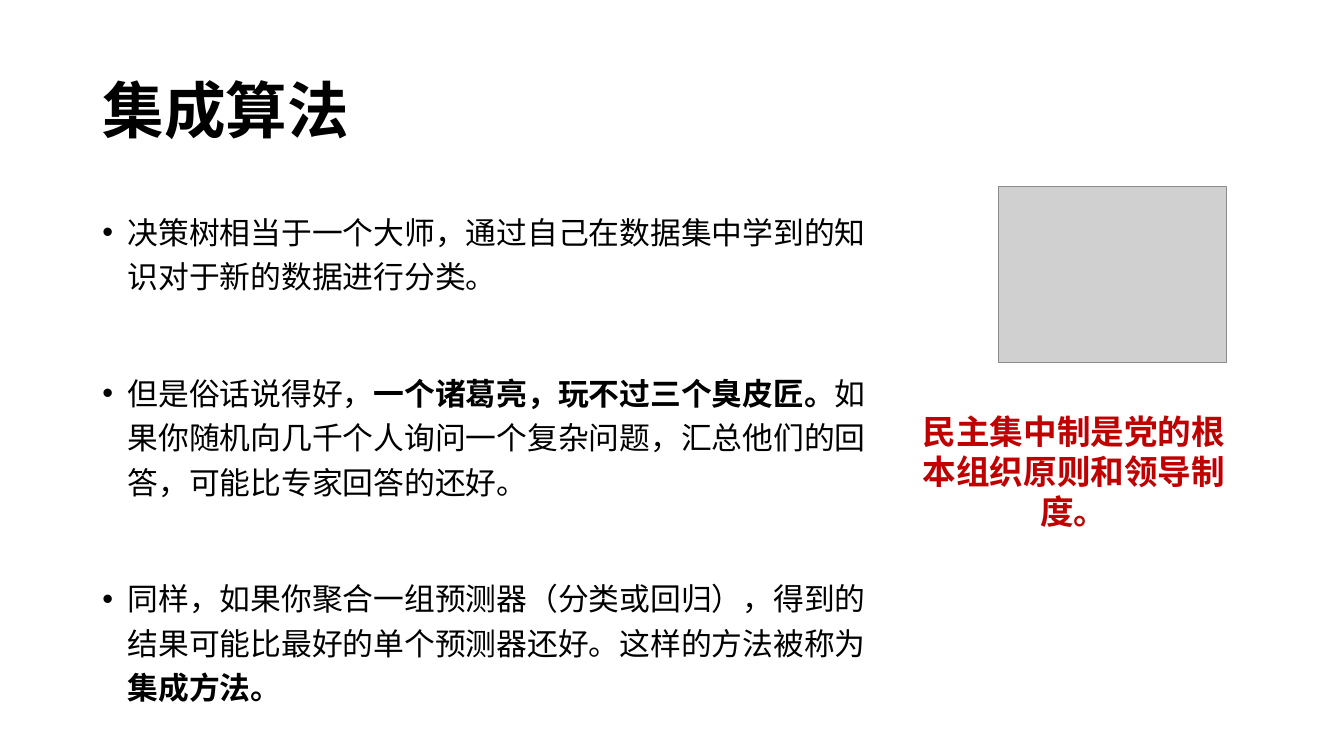
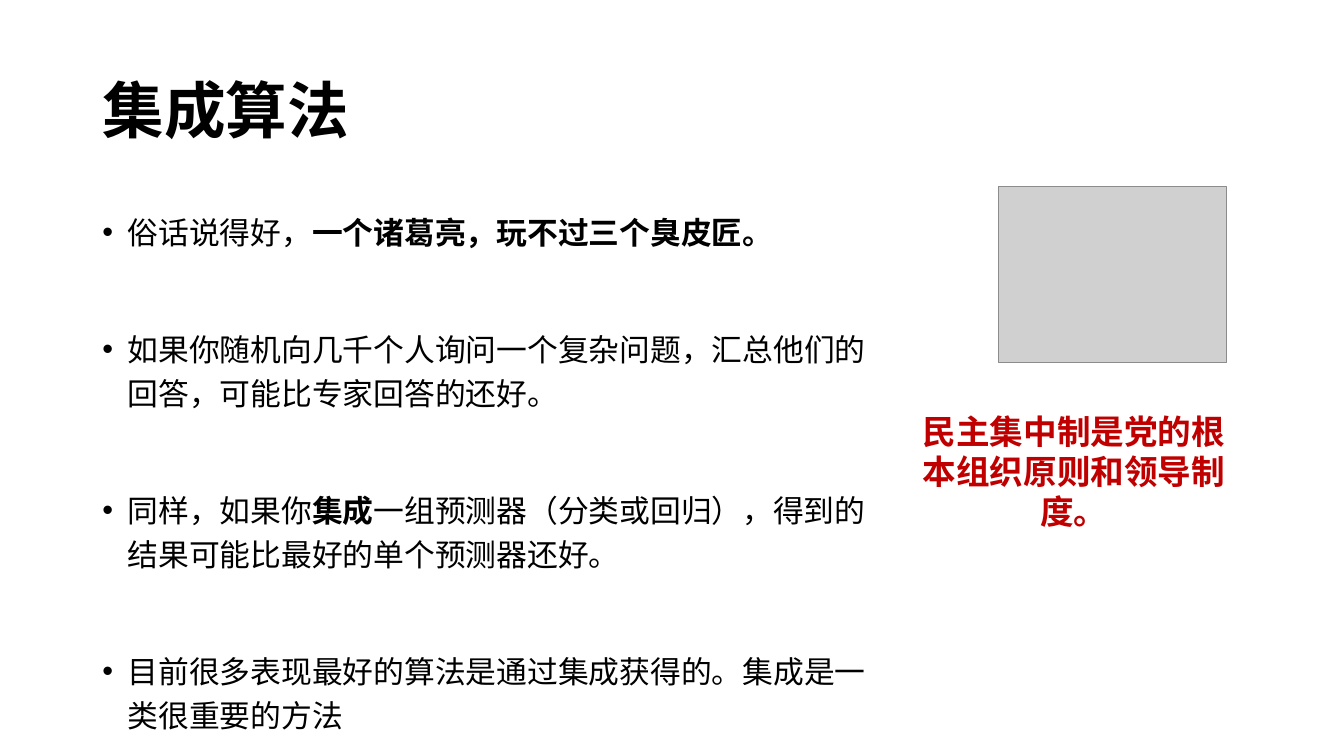
Before and after one commit to xiaodongli1986/teaching_AI, a slide deck: slide 3 of week11_ensemble.pptx. Drawn at 1344x756 pixels with LibreOffice and Linux fonts; fonts in the diff are those of the drawing; grey boxes stand for pictures. Boxes give left, top, right and bottom in pixels: in the first picture for what was removed or moved away, otherwise in the second. Text is boxed around its words. In the diff, an @@ line names an element or a change of style, - is before the commit and + after.

```diff
--- a/week11_ensemble.pptx
+++ b/week11_ensemble.pptx
@@ text at (128, 217, 866, 686): text changed @@
-• 决策树相当于一个大师，通过自己在数据集中学到的知识对于新的数据进行分类。
-• 但是俗话说得好，一个诸葛亮，玩不过三个臭皮匠。如果你随机向几千个人询问一个复杂问题，汇总他们的回答，可能比专家回答的还好。
-• 同样，如果你聚合一组预测器（分类或回归），得到的结果可能比最好的单个预测器还好。这样的方法被称为集成方法。
+• 俗话说得好，一个诸葛亮，玩不过三个臭皮匠。
+• 如果你随机向几千个人询问一个复杂问题，汇总他们的回答，可能比专家回答的还好。
+• 同样，如果你集成一组预测器（分类或回归），得到的结果可能比最好的单个预测器还好。
+• 目前很多表现最好的算法是通过集成获得的。集成是一类很重要的方法
```
Also in this commit, not shown: 11 other slides changed, 3 other files.
